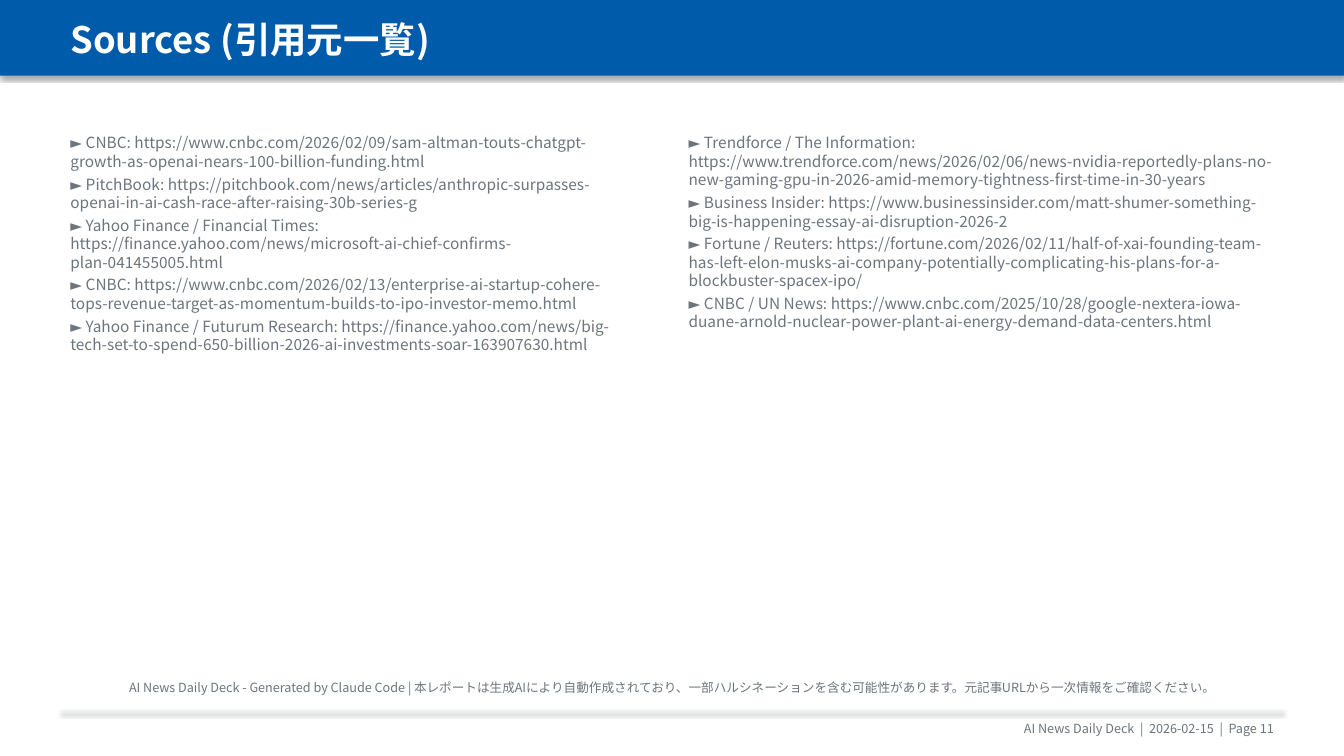
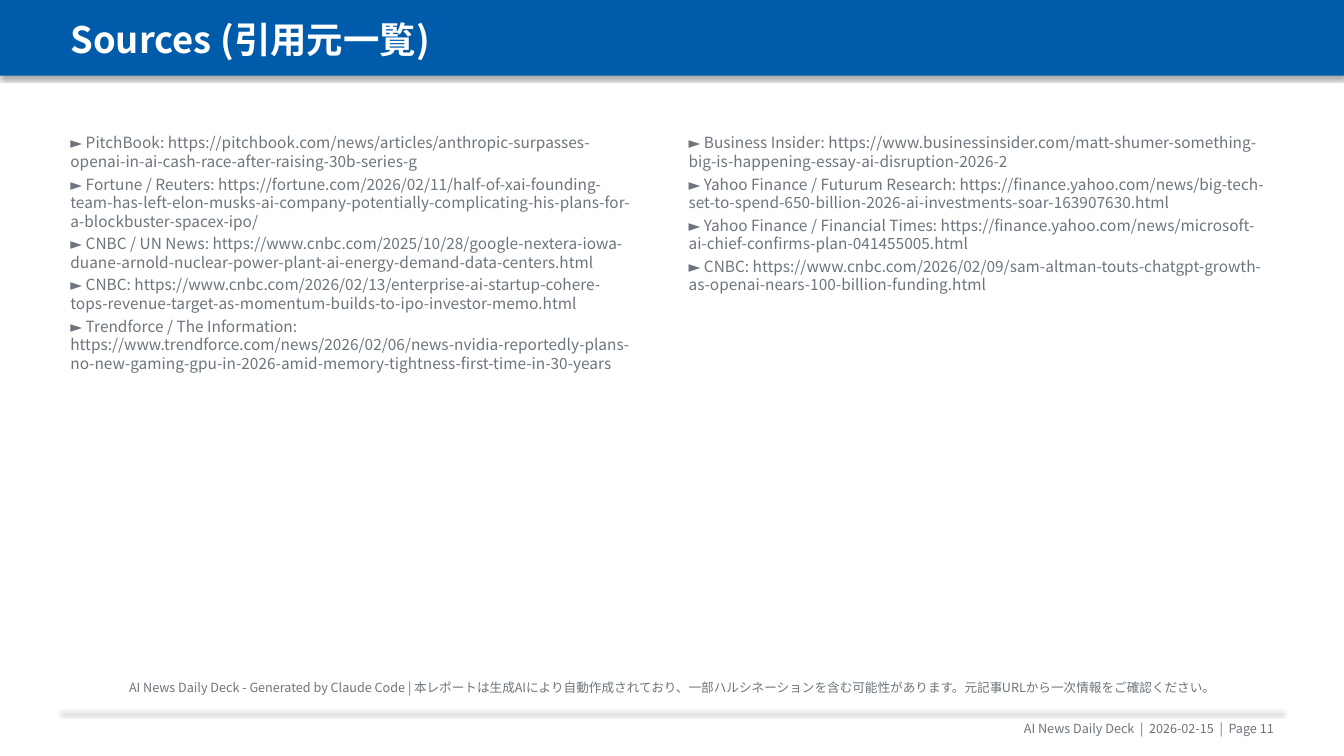
Before and after one commit to chel2311/ai-news-deck-reports, a slide deck: slide 12 of 2026-02-15/report_2026-02-15.pptx. Drawn at 1344x756 pixels with LibreOffice and Linux fonts; fonts in the diff are those of the drawing. Boxes give left, top, right and bottom in pixels: in the first picture for what was removed or moved away, otherwise in the second. Text is boxed around its words. In the diff, an @@ line names an element or a change of style, - is before the commit and + after.

Commit message:
2026-02-15 AI News Report + Podcast

```diff
--- a/2026-02-15/report_2026-02-15.pptx
+++ b/2026-02-15/report_2026-02-15.pptx
@@ text at box(70, 136, 586, 171): paragraph removed @@
-► CNBC: https://www.cnbc.com/2026/02/09/sam-altman-touts-chatgpt-growth-as-openai-nears-100-billion-funding.html
@@ text at box(689, 135, 1272, 189): paragraph removed @@
-► Trendforce / The Information: https://www.trendforce.com/news/2026/02/06/news-nvidia-reportedly-plans-no-new-gaming-gpu-in-2026-amid-memory-tightness-first-time-in-30-years
@@ text at box(70, 177, 629, 272): text changed @@
-► Yahoo Finance / Financial Times: https://finance.yahoo.com/news/microsoft-ai-chief-confirms-plan-041455005.html
+► Fortune / Reuters: https://fortune.com/2026/02/11/half-of-xai-founding-team-has-left-elon-musks-ai-company-potentially-complicating-his-plans-for-a-blockbuster-spacex-ipo/
+► CNBC / UN News: https://www.cnbc.com/2025/10/28/google-nextera-iowa-duane-arnold-nuclear-power-plant-ai-energy-demand-data-centers.html
@@ text at box(689, 177, 1264, 294): text changed @@
-► Fortune / Reuters: https://fortune.com/2026/02/11/half-of-xai-founding-team-has-left-elon-musks-ai-company-potentially-complicating-his-plans-for-a-blockbuster-spacex-ipo/
-► CNBC / UN News: https://www.cnbc.com/2025/10/28/google-nextera-iowa-duane-arnold-nuclear-power-plant-ai-energy-demand-data-centers.html
+► Yahoo Finance / Futurum Research: https://finance.yahoo.com/news/big-tech-set-to-spend-650-billion-2026-ai-investments-soar-163907630.html
+► Yahoo Finance / Financial Times: https://finance.yahoo.com/news/microsoft-ai-chief-confirms-plan-041455005.html
+► CNBC: https://www.cnbc.com/2026/02/09/sam-altman-touts-chatgpt-growth-as-openai-nears-100-billion-funding.html
@@ text at box(70, 319, 629, 373): text changed @@
-► Yahoo Finance / Futurum Research: https://finance.yahoo.com/news/big-tech-set-to-spend-650-billion-2026-ai-investments-soar-163907630.html
+► Trendforce / The Information: https://www.trendforce.com/news/2026/02/06/news-nvidia-reportedly-plans-no-new-gaming-gpu-in-2026-amid-memory-tightness-first-time-in-30-years
```
Also in this commit, not shown: 4 other files.
